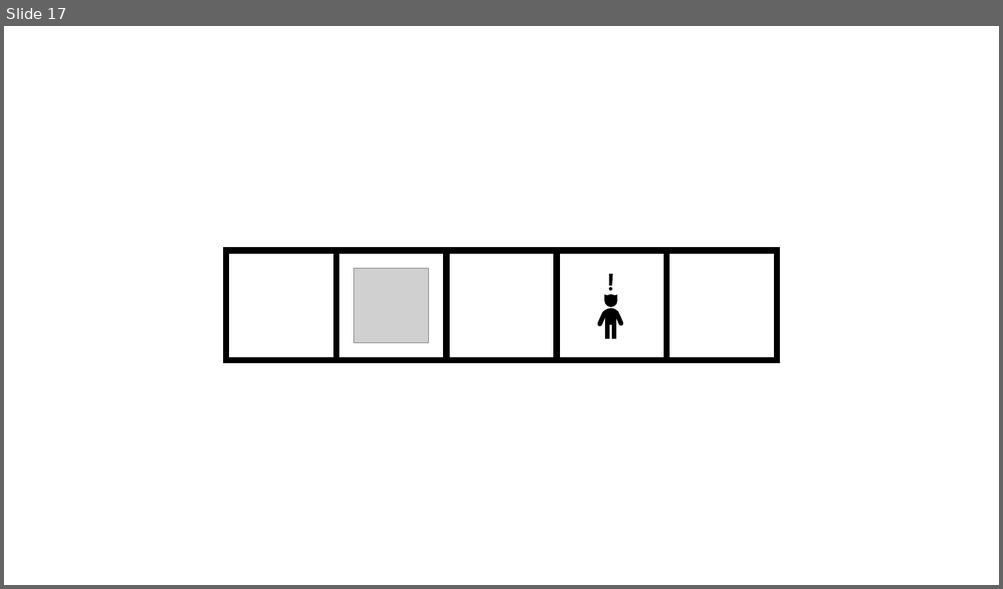
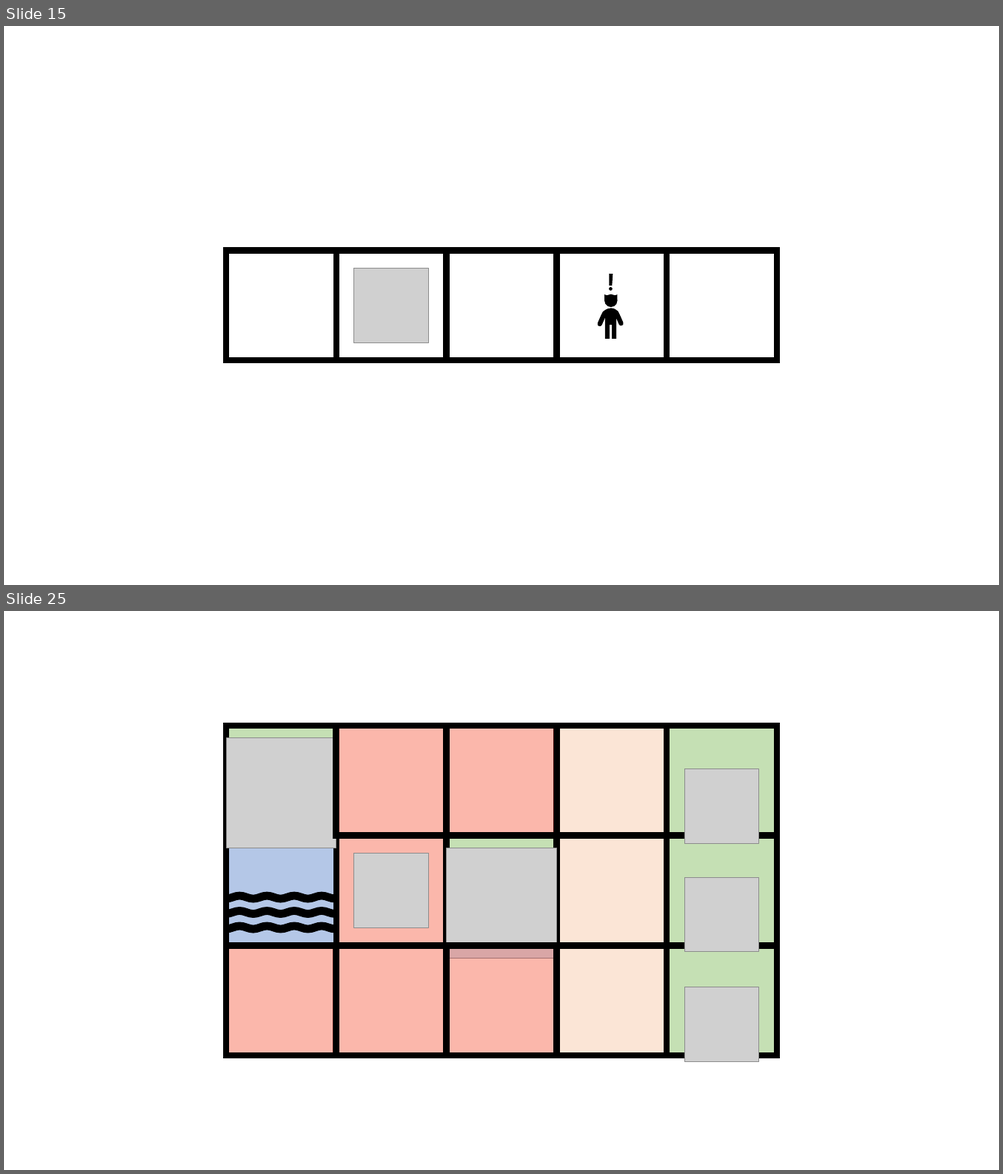
Before and after one commit to Sebastian-Whitehead/MED6_Projekt, a slide deck: BCI AV.pptx. Shown one above the other, each under a label of ours: slide 17 before the commit, slides 15 and 25 after it; the slides between them are not shown. The pictures are 1003x589 and 1003x1174 pixels, drawn with LibreOffice and Linux fonts; fonts in the diff are those of the drawing; grey boxes stand for pictures; background and template pictures are left out. Boxes give left, top, right and bottom in pixels: in the first picture for what was removed or moved away, otherwise in the second. Text is boxed around its words. In the diff, an @@ line names an element or a change of style, - is before the commit and + after.

Commit message:
AV update

```diff
--- a/BCI AV.pptx
+++ b/BCI AV.pptx
@@ slide 25 added at <box>4,611,999,1170</box>, background #FFFFFF @@
@@ rectangle added at <box>226,726,337,836</box>, outline #000000 6 pt @@
@@ picture added at <box>226,738,337,849</box> @@
@@ rectangle added at <box>336,726,447,836</box>, outline #000000 6 pt @@
@@ rectangle added at <box>336,726,447,836</box>, fill #FF0000 at 20% opacity, outline #000000 6 pt @@
@@ rectangle added at <box>447,726,557,836</box>, outline #000000 6 pt @@
@@ rectangle added at <box>447,726,557,836</box>, fill #FF0000 at 20% opacity, outline #000000 6 pt @@
@@ rectangle added at <box>556,726,666,836</box>, fill #FBE5D6, outline #000000 6 pt @@
@@ rectangle added at <box>666,726,777,836</box>, outline #000000 6 pt @@
@@ picture added at <box>685,769,759,844</box> @@
@@ rectangle added at <box>226,835,337,946</box>, outline #000000 6 pt @@
@@ rectangle added at <box>336,835,447,946</box>, fill #FF0000 at 20% opacity, outline #000000 6 pt @@
@@ picture added at <box>354,854,429,928</box> @@
@@ rectangle added at <box>447,835,557,946</box>, outline #000000 6 pt @@
@@ picture added at <box>447,849,557,959</box> @@
@@ group added at <box>226,726,777,1056</box>: 14 rectangles @@
@@ rectangle added at <box>666,835,777,946</box>, outline #000000 6 pt @@
@@ freeform shape added at <box>225,892,336,903</box>, fill #000000 @@
@@ picture added at <box>685,877,759,952</box> @@
@@ freeform shape added at <box>225,907,336,918</box>, fill #000000 @@
@@ freeform shape added at <box>225,922,336,934</box>, fill #000000 @@
@@ rectangle added at <box>226,946,337,1056</box>, fill #FF0000 at 20% opacity, outline #000000 6 pt @@
@@ rectangle added at <box>336,946,447,1056</box>, fill #FF0000 at 20% opacity, outline #000000 6 pt @@
@@ rectangle added at <box>447,946,557,1056</box>, fill #FF0000 at 20% opacity, outline #000000 6 pt @@
@@ rectangle added at <box>666,946,777,1056</box>, outline #000000 6 pt @@
@@ picture added at <box>685,988,759,1062</box> @@
@@ what was slide 17 is now slide 15 @@
```
Also in this commit, not shown: 24 other slides added, 2 slides removed.
